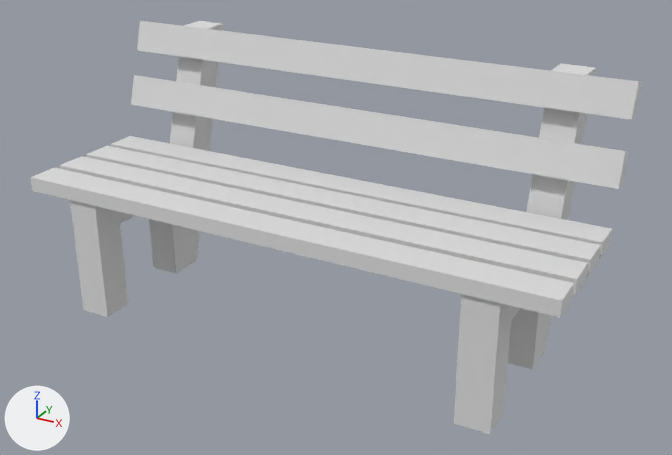
The glTF model public/models/bench-old.glb, before and after one commit.
One viewpoint serves both versions: a 50 mm camera at (1.292, -2.152, 1.441) aimed at (0.055, 0.098, 0.317). Every picture has the same lights, and +X, +Y and +Z are marked at lower left. Where no turn or scale is listed for an object, it has been applied to the vertices.

Names of what the first picture shows: 'bench-old'.
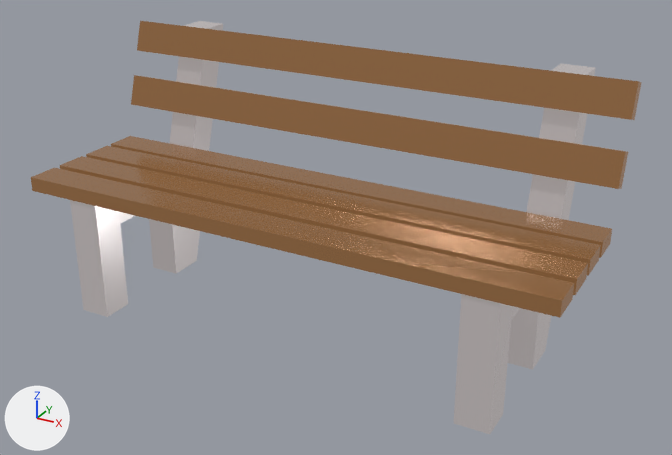
Changed parts and their boxes [x1, y1, x2, y2] in the pictures (672 x 455 px):
'bench-old', recoloured (white to brown): [31, 21, 641, 434] in both

The edits, one by one:
Picture 'base' (img_base) is new.
Material 'LOWPOLY-COLORS.001' (mat_lowpoly_colors_001) is new.
Uses the picture img_base.
me_bench_old has 88 vertices, 144 faces and spans x -0.83..0.83, y -0.24..0.47, z 0.0..0.81.
me_bench_old no longer uses material mat_lowpoly_colors (white #e7e7e7).
me_bench_old now uses material mat_lowpoly_colors_001.
